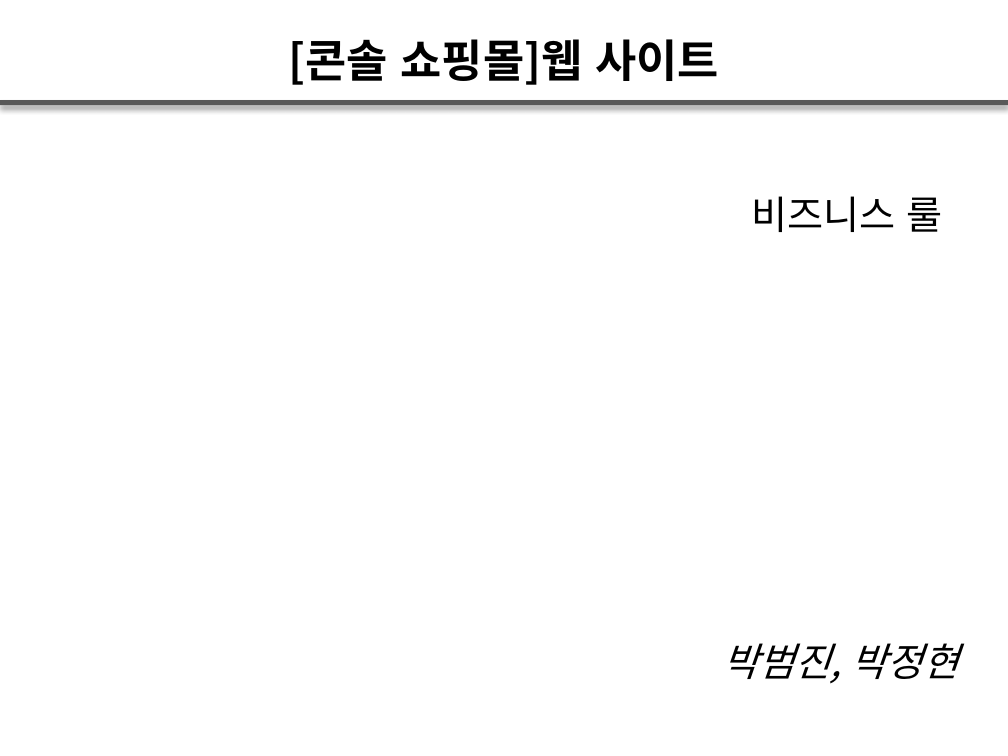
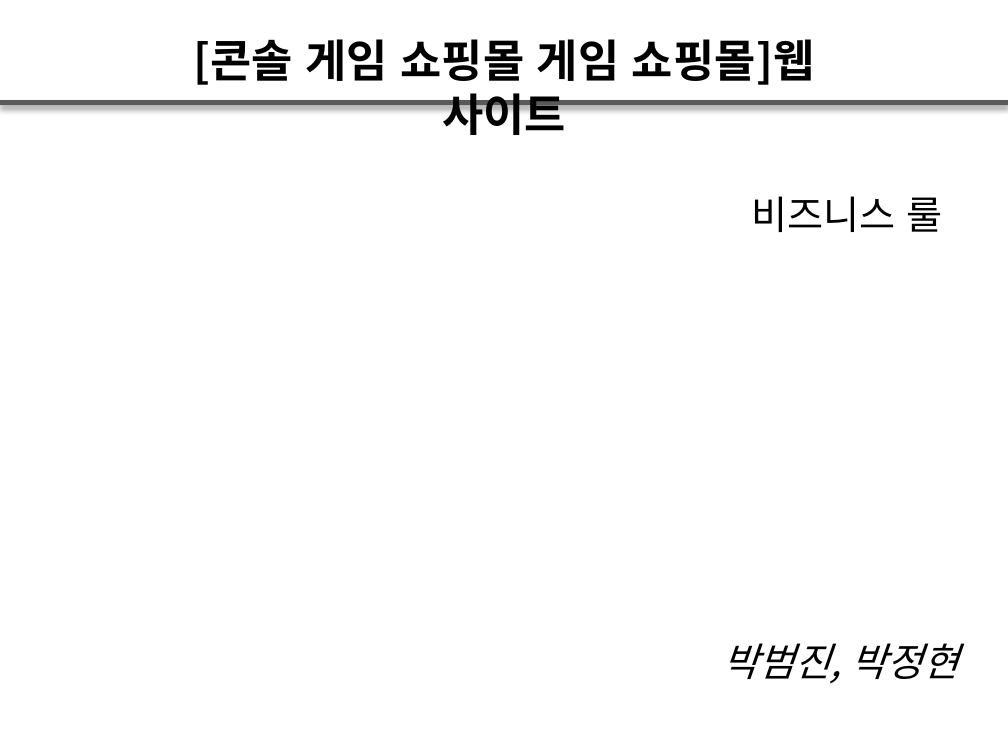
Before and after one commit to Jung-hyeon-Park/portfolio_actifact, a slide deck: slide 1 of 0. 기타/SW아키텍처+비전+수립+-+비즈니스룰+-+_박범진, 박정현.pptx. Drawn at 1008x756 pixels with LibreOffice and Linux fonts; fonts in the diff are those of the drawing. Boxes give left, top, right and bottom in pixels: in the first picture for what was removed or moved away, otherwise in the second. Text is boxed around its words. In the diff, an @@ line names an element or a change of style, - is before the commit and + after.

```diff
--- a/0. 기타/SW아키텍처+비전+수립+-+비즈니스룰+-+_박범진, 박정현.pptx
+++ b/0. 기타/SW아키텍처+비전+수립+-+비즈니스룰+-+_박범진, 박정현.pptx
@@ text at [194,39,814,135]: text changed @@
-[콘솔 쇼핑몰]웹 사이트
+[콘솔 게임 쇼핑몰 게임 쇼핑몰]웹 사이트
```
Also in this commit, not shown: 12 other slides changed, 5 other files.
